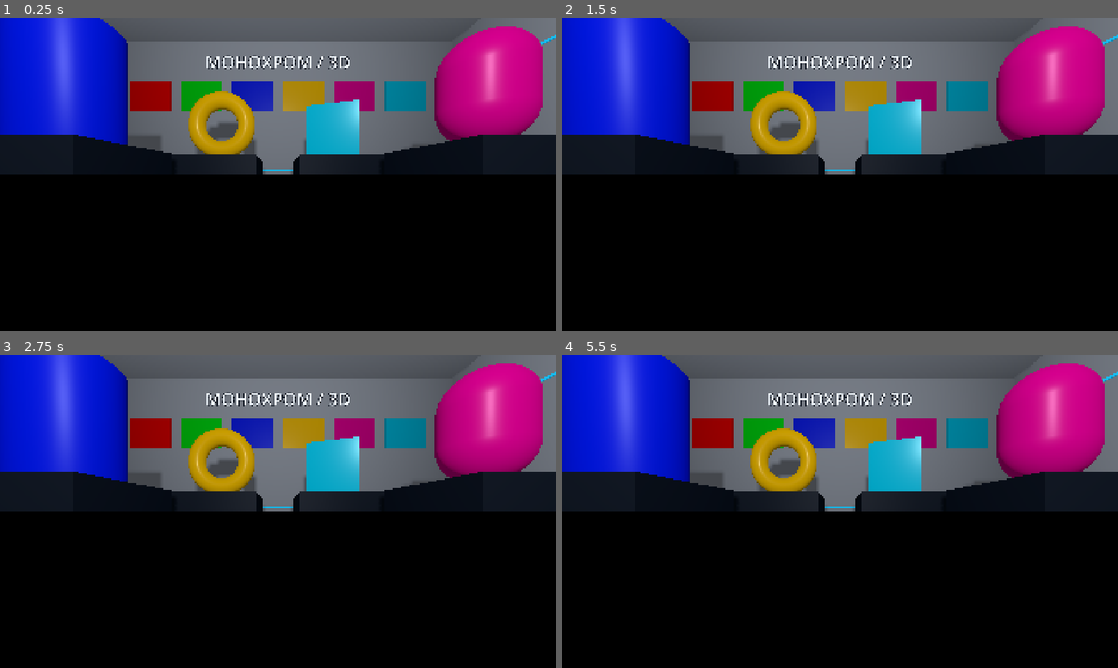
Above: before the commit, frames 1-4 (two rows, left to right).
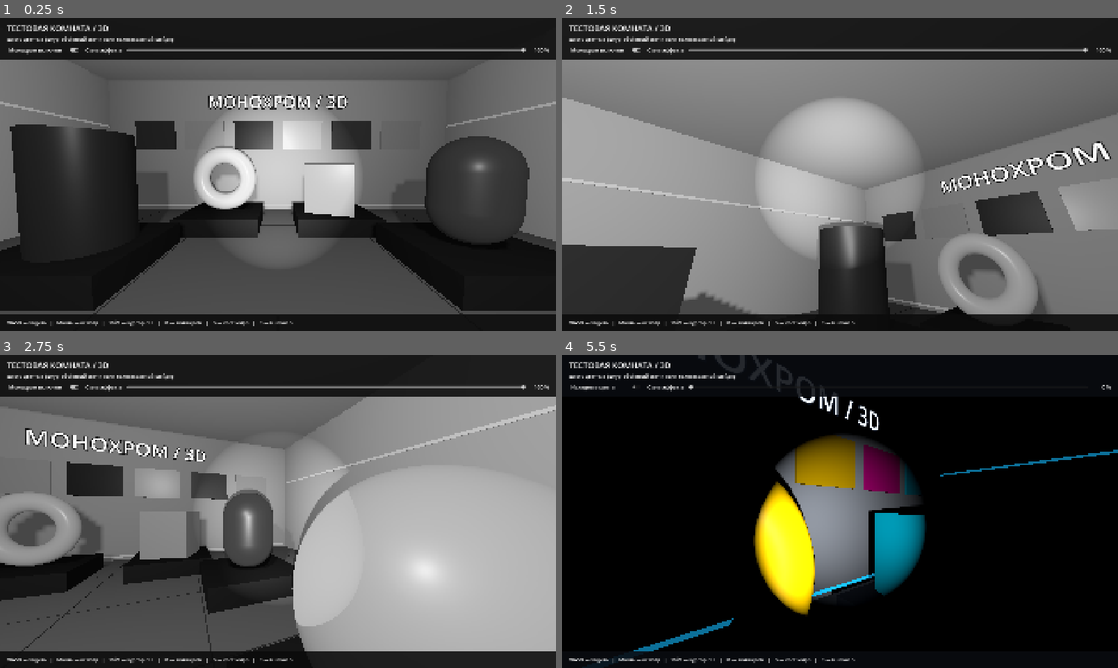
Above: after the commit, the same moments.

Repository: noname2026/monohrom
Game: Godot game, scene res://monochrome_room_3d.tscn
Two runs of this game, one before a commit and one after it. Both use one fixed random seed, a clock stepped at 60 frames per second and the inputs below.
Inputs (mouse positions are in pixels of both pictures, inside the frame that each line leads up to):
- Up to frame 1 (0.25 s): no input
- Up to frame 2 (1.5 s): click (606, 49) at 0.5 s, where only the run after the commit has a clickable "Монохром включён"; click (606, 49) at 1.25 s, where only the run after the commit has a clickable "Исходные цвета"
- Up to frame 3 (2.75 s): tap Enter at 2 s; move the mouse to (400, 495) at 2.02 s; hold D from 2.03 s (still down); tap M at 2.1 s; click (400, 495) at 2.17 s
- Up to frame 4 (5.5 s): move the mouse to (728, 527) at 2.77 s; release D at 2.78 s; hold S 2.78-3.53 s; tap one key every 0.75 s from 2.85 s: Shift G R M; click (728, 527) at 2.92 s; move the mouse to (895, 442) at 3.52 s; hold D 3.53-4.28 s; click (895, 442) at 3.67 s; move the mouse to (812, 574) at 4.27 s; hold W 4.28-5.03 s; click (812, 574) at 4.42 s; move the mouse to (1006, 558) at 5.02 s; hold A from 5.03 s (still down); click (1006, 558) at 5.17 s

The runs differ from the first frame. In frame 1, 74% of the frame differs, in the area x 0-100%, y 0-99%; in frame 2, 88%; in frame 3, 89%, in the area x 0-100%, y 0-100%; in frame 4, 54%.

Commit message:
Update Player.tscn

Diff:
--- a/Player.tscn
+++ b/Player.tscn
@@ -1,20 +1,126 @@
 [gd_scene format=3 uid="uid://pf4fsc3ni4qs"]
 
-[ext_resource type="Script" uid="uid://bvugprei20g56" path="res://script/Player.gd" id="1_xhfnw"]
+[ext_resource type="Script" uid="uid://bnylf2mn2pakc" path="res://player.gd" id="1_onrkg"]
+[ext_resource type="PackedScene" path="res://monochrome.tscn" id="2_i3pqv"]
 
-[node name="Node3D" type="Node3D" unique_id=1663923533]
+[sub_resource type="CapsuleShape3D" id="CapsuleShape3D_hqtel"]
+radius = 0.3
+height = 1.8
 
-[node name="CharacterBody3D" type="CharacterBody3D" parent="." unique_id=1542317111]
-script = ExtResource("1_xhfnw")
+[node name="Player" type="CharacterBody3D" unique_id=1177129271]
+script = ExtResource("1_onrkg")
 
-[node name="CollisionShape3D" type="CollisionShape3D" parent="CharacterBody3D" unique_id=482785947]
+[node name="CollisionShape3D" type="CollisionShape3D" parent="." unique_id=236057313]
+transform = Transform3D(1, 0, 0, 0, 1, 0, 0, 0, 1, 0, 1.042249, 0)
+shape = SubResource("CapsuleShape3D_hqtel")
 
-[node name="Node3D" type="Node3D" parent="CharacterBody3D" unique_id=1679889890]
+[node name="Camera3D" type="Camera3D" parent="." unique_id=1153432726]
+transform = Transform3D(1, 0, 0, 0, 0.99820054, 0.059964005, 0, -0.059964005, 0.99820054, 0, 1.7864258, 0)
+current = true
+fov = 78.0
+far = 80.0
 
-[node name="Camera3D" type="Camera3D" parent="CharacterBody3D/Node3D" unique_id=232126951]
-current = true
+[node name="SpotLight3D" type="SpotLight3D" parent="Camera3D" unique_id=1101137445]
+transform = Transform3D(1, 0, 0, 0, 1, 0, 0, 0, 1, 0, -0.16, 0)
+light_energy = 10.0
+shadow_enabled = true
+shadow_bias = 0.5
+spot_range = 18.0
+spot_attenuation = 2.0
+spot_angle = 24.0
 
-[node name="RayCast3D" type="RayCast3D" parent="CharacterBody3D/Node3D" unique_id=874174037]
+[node name="HUD" type="CanvasLayer" parent="." unique_id=347572807]
+layer = 10
 
-[node name="SpotLight3D" type="SpotLight3D" parent="CharacterBody3D/Node3D" unique_id=1009090165]
-spot_angle = 22.54275
+[node name="TopBackground" type="ColorRect" parent="HUD" unique_id=509977088]
+anchors_preset = 10
+anchor_right = 1.0
+offset_bottom = 145.0
+grow_horizontal = 2
+mouse_filter = 2
+color = Color(0.035, 0.045, 0.065, 0.88)
+
+[node name="Top" type="MarginContainer" parent="HUD" unique_id=466411296]
+anchors_preset = 10
+anchor_right = 1.0
+grow_horizontal = 2
+mouse_filter = 2
+theme_override_constants/margin_left = 24
+theme_override_constants/margin_top = 16
+theme_override_constants/margin_right = 24
+
+[node name="Layout" type="VBoxContainer" parent="HUD/Top" unique_id=669942014]
+layout_mode = 2
+mouse_filter = 2
+theme_override_constants/separation = 6
+
+[node name="Title" type="Label" parent="HUD/Top/Layout" unique_id=181858121]
+layout_mode = 2
+theme_override_font_sizes/font_size = 28
+text = "ТЕСТОВАЯ КОМНАТА / 3D"
+
+[node name="Description" type="Label" parent="HUD/Top/Layout" unique_id=2029622926]
+layout_mode = 2
+theme_override_font_sizes/font_size = 16
+text = "Шесть цветных фигур, объёмный свет и один полноэкранный шейдер."
+
+[node name="Controls" type="HBoxContainer" parent="HUD/Top/Layout" unique_id=883219073]
+layout_mode = 2
+theme_override_constants/separation = 16
+
+[node name="Toggle" type="CheckButton" parent="HUD/Top/Layout/Controls" unique_id=167440141]
+custom_minimum_size = Vector2(255, 42)
+layout_mode = 2
+theme_override_font_sizes/font_size = 18
+button_pressed = true
+text = "Монохром включён"
+
+[node name="Caption" type="Label" parent="HUD/Top/Layout/Controls" unique_id=640012674]
+layout_mode = 2
+theme_override_font_sizes/font_size = 18
+text = "Сила эффекта"
+
+[node name="Strength" type="HSlider" parent="HUD/Top/Layout/Controls" unique_id=1067804182]
+custom_minimum_size = Vector2(150, 36)
+layout_mode = 2
+size_flags_horizontal = 3
+size_flags_vertical = 4
+max_value = 1.0
+step = 0.01
+value = 1.0
+
+[node name="Value" type="Label" parent="HUD/Top/Layout/Controls" unique_id=1315177042]
+custom_minimum_size = Vector2(64, 0)
+layout_mode = 2
+theme_override_font_sizes/font_size = 18
+text = "100 %"
+horizontal_alignment = 2
+
+[node name="BottomBackground" type="ColorRect" parent="HUD" unique_id=1377013640]
+anchors_preset = 12
+anchor_top = 1.0
+anchor_right = 1.0
+anchor_bottom = 1.0
+offset_top = -58.0
+grow_horizontal = 2
+grow_vertical = 0
+mouse_filter = 2
+color = Color(0.035, 0.045, 0.065, 0.88)
+
+[node name="Hint" type="Label" parent="HUD" unique_id=2101522211]
+anchors_preset = 12
+anchor_top = 1.0
+anchor_right = 1.0
+anchor_bottom = 1.0
+offset_left = 24.0
+offset_top = -52.0
+offset_right = -24.0
+offset_bottom = -6.0
+grow_horizontal = 2
+grow_vertical = 0
+theme_override_font_sizes/font_size = 17
+text = "WASD — ходить   |   Мышь — осмотр   |   Shift — курсор / UI   |   M — монохром   |   G — свет мира   |   R — в начало"
+vertical_alignment = 1
+autowrap_mode = 2
+
+[node name="Monochrome" parent="." unique_id=296753563 instance=ExtResource("2_i3pqv")]
